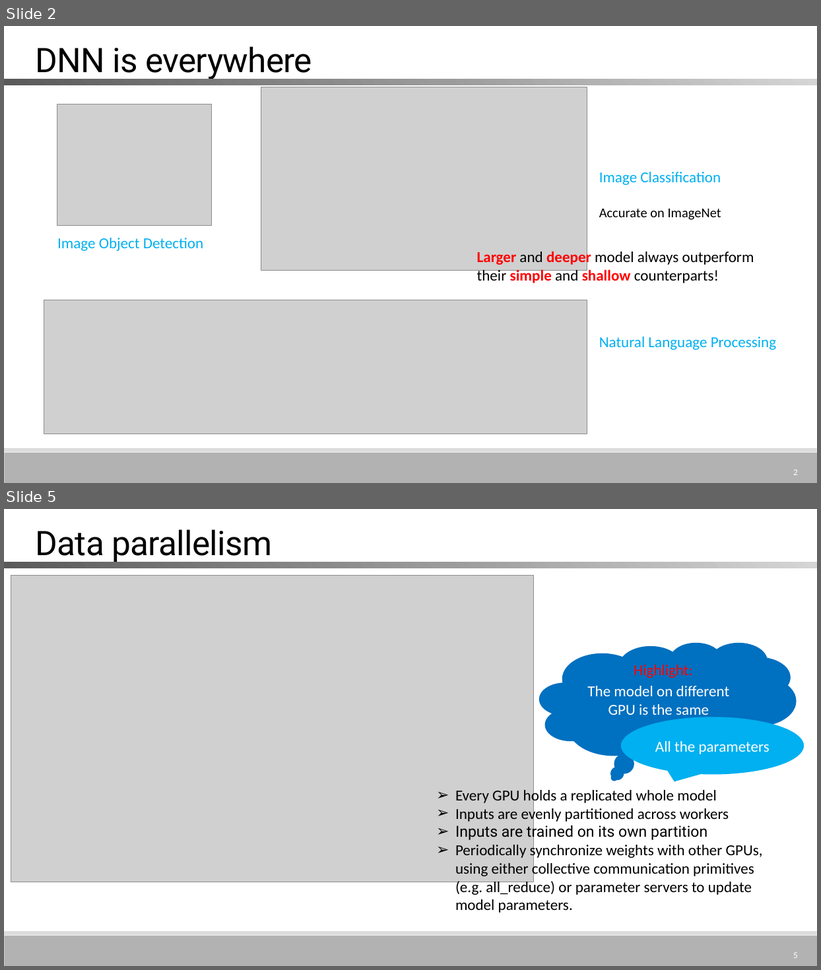
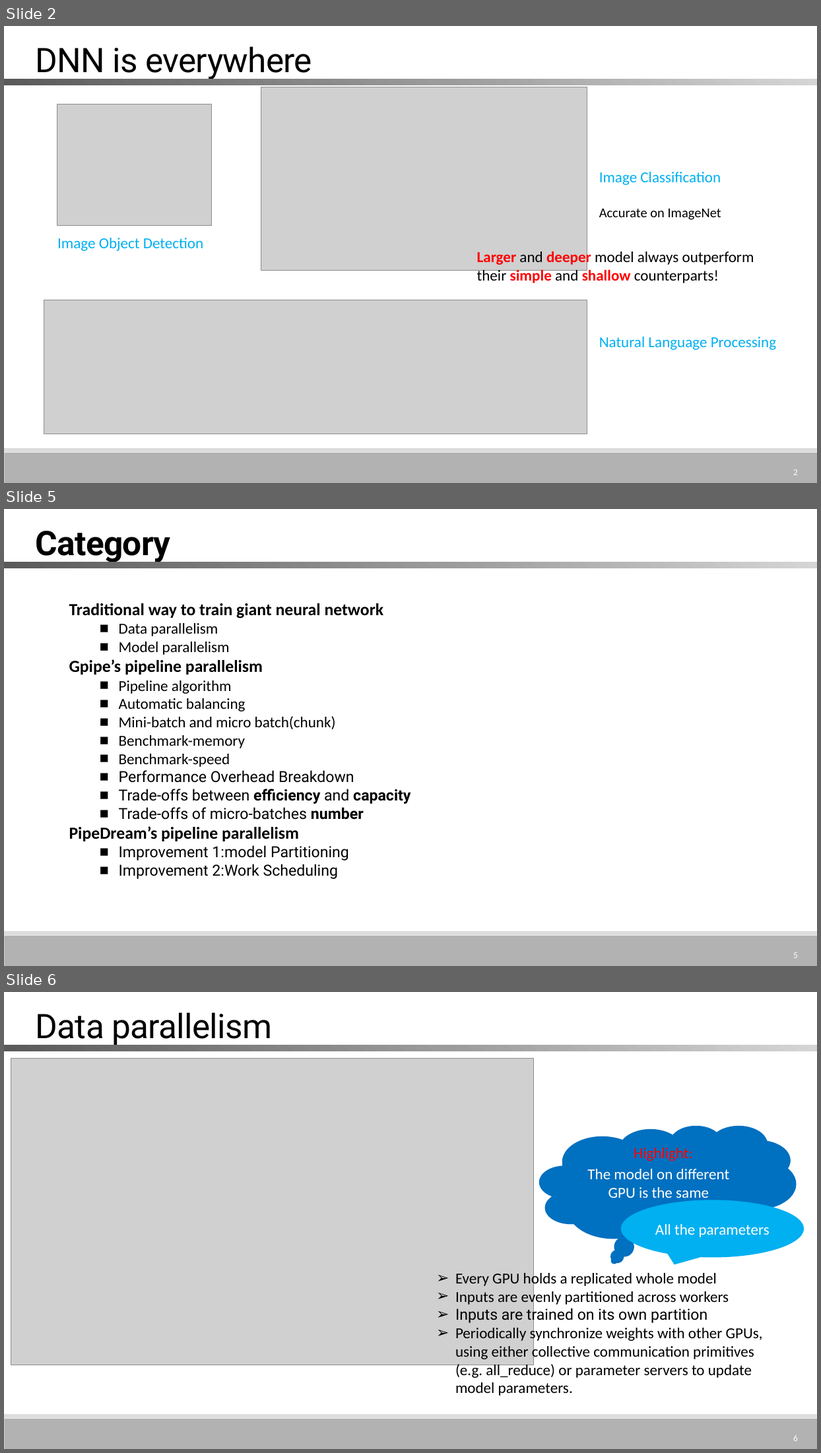
Before and after one commit to MitchellX/RecordCommand, a slide deck: GPipe.pptx. Shown one above the other, each under a label of ours: slides 2 and 5 before the commit, slides 2, 5 and 6 after it; the slides between them are not shown. The pictures are 821x970 and 821x1453 pixels, drawn with LibreOffice and Linux fonts; fonts in the diff are those of the drawing; grey boxes stand for pictures. Boxes give left, top, right and bottom in pixels: in the first picture for what was removed or moved away, otherwise in the second. Text is boxed around its words. In the diff, an @@ line names an element or a change of style, - is before the commit and + after.

```diff
--- a/GPipe.pptx
+++ b/GPipe.pptx
@@ slide 5 added at bbox=[4, 509, 817, 966], background #FFFFFF; not listed: 2 template elements that a slide beside it also shows @@
@@ title added at bbox=[36, 531, 171, 564], 40 pt, text #000000, bold @@
+Category
@@ rectangle added at bbox=[4, 562, 817, 568], fill gradient #D5D5D5 to #9B9B9B to #5A5A5A @@
@@ text added at bbox=[69, 603, 411, 879], 18 pt, text #000000 @@
+Traditional way to train giant neural network
+  ■ Data parallelism
+  ■ Model parallelism
+Gpipe’s pipeline parallelism
+  ■ Pipeline algorithm
+  ■ Automatic balancing
+  ■ Mini-batch and micro batch(chunk)
+  ■ Benchmark-memory
+  ■ Benchmark-speed
+  ■ Performance Overhead Breakdown
+  ■ Trade-offs between efficiency and capacity
+  ■ Trade-offs of micro-batches number
+PipeDream’s pipeline parallelism
+  ■ Improvement 1:model Partitioning
+  ■ Improvement 2:Work Scheduling
@@ page number added at bbox=[793, 953, 798, 958], 10.5 pt, text #FFFFFF @@
+5
@@ what was slide 5 is now slide 6 @@
@@ page number at bbox=[793, 1436, 798, 1441]: text changed @@
-5
+6
```
Also in this commit, not shown: 11 slides changed, 16 other slides added, 12 slides removed.
